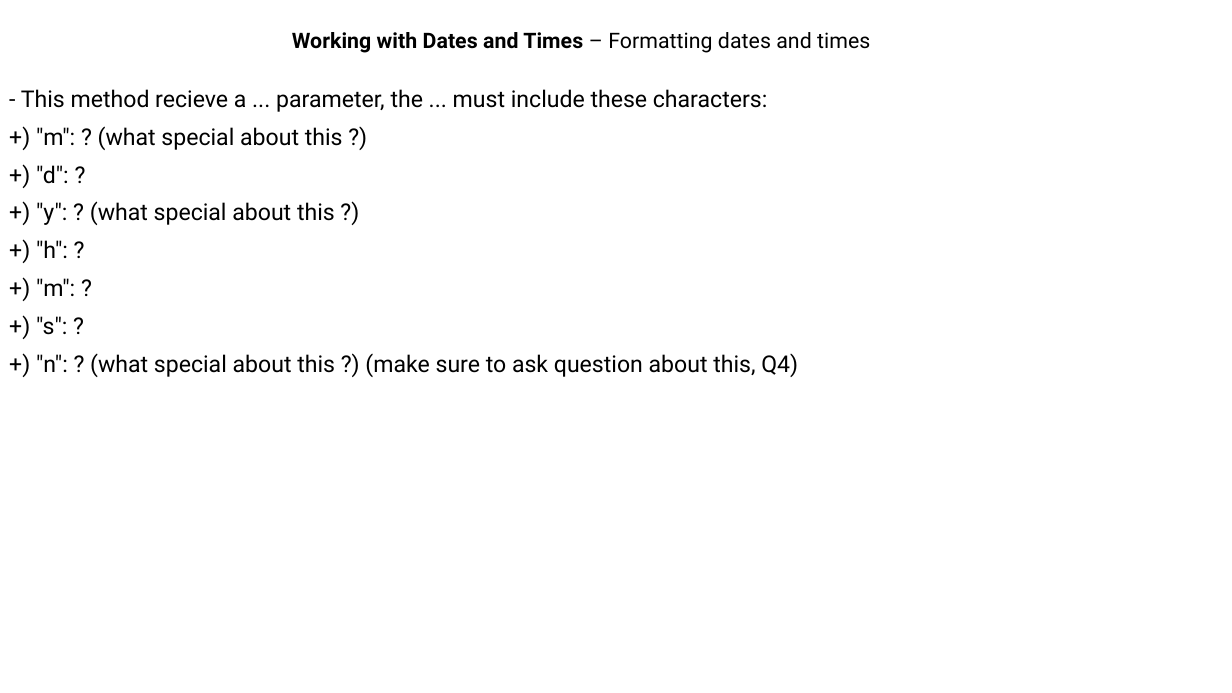
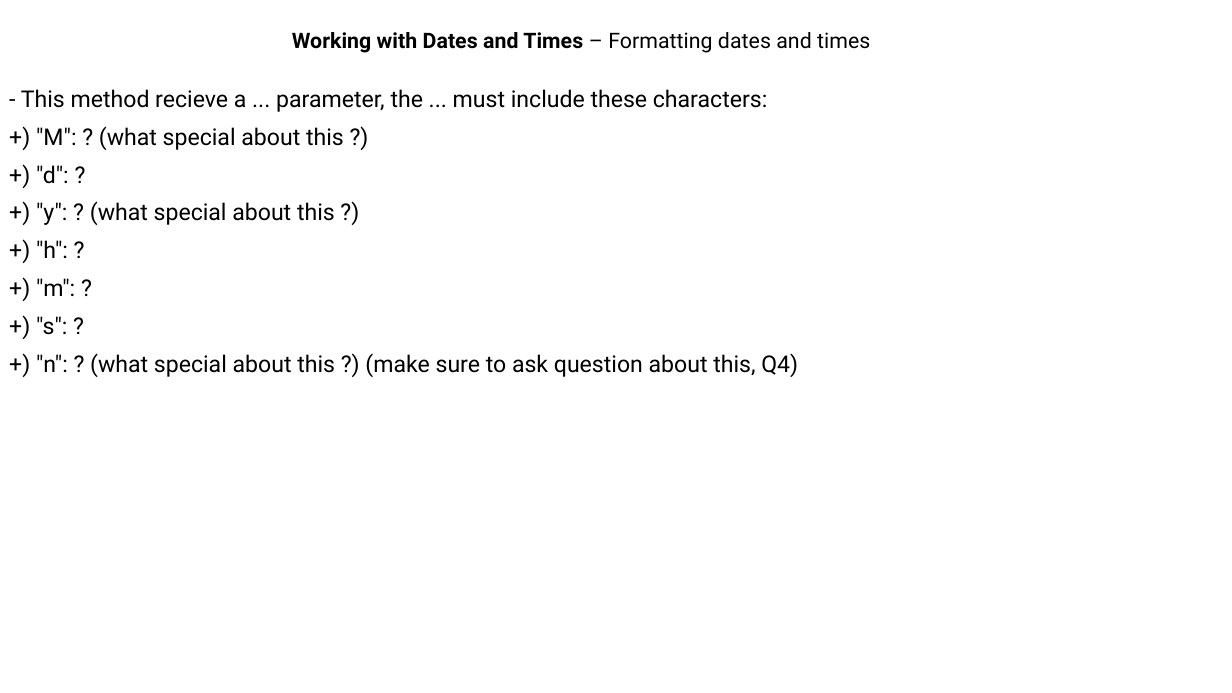
Before and after one commit to MaiDinhVinh/CS-Java, a slide deck: slide 26 of self-study resources/J8SE1/Chapter 3 - Core Java APIs.pptx (slide 27 before the commit). Drawn at 1232x693 pixels with LibreOffice and Linux fonts; fonts in the diff are those of the drawing. Boxes give left, top, right and bottom in pixels: in the first picture for what was removed or moved away, otherwise in the second. Text is boxed around its words. In the diff, an @@ line names an element or a change of style, - is before the commit and + after.

```diff
--- a/self-study resources/J8SE1/Chapter 3 - Core Java APIs.pptx
+++ b/self-study resources/J8SE1/Chapter 3 - Core Java APIs.pptx
@@ text at (x1=36, y1=126, x2=344, y2=150): text changed @@
-+) "m": ? (what special about this ?)
++) "M": ? (what special about this ?)
```
Also in this commit, not shown: 1 slide removed.
